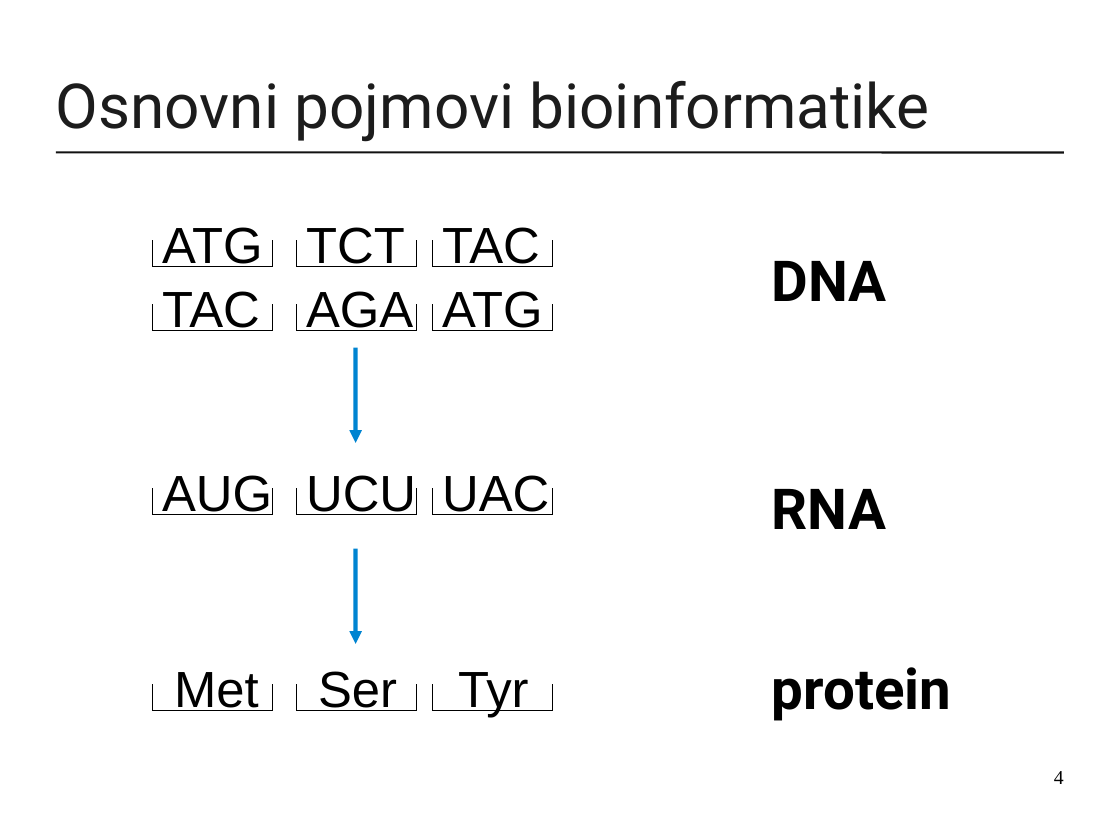
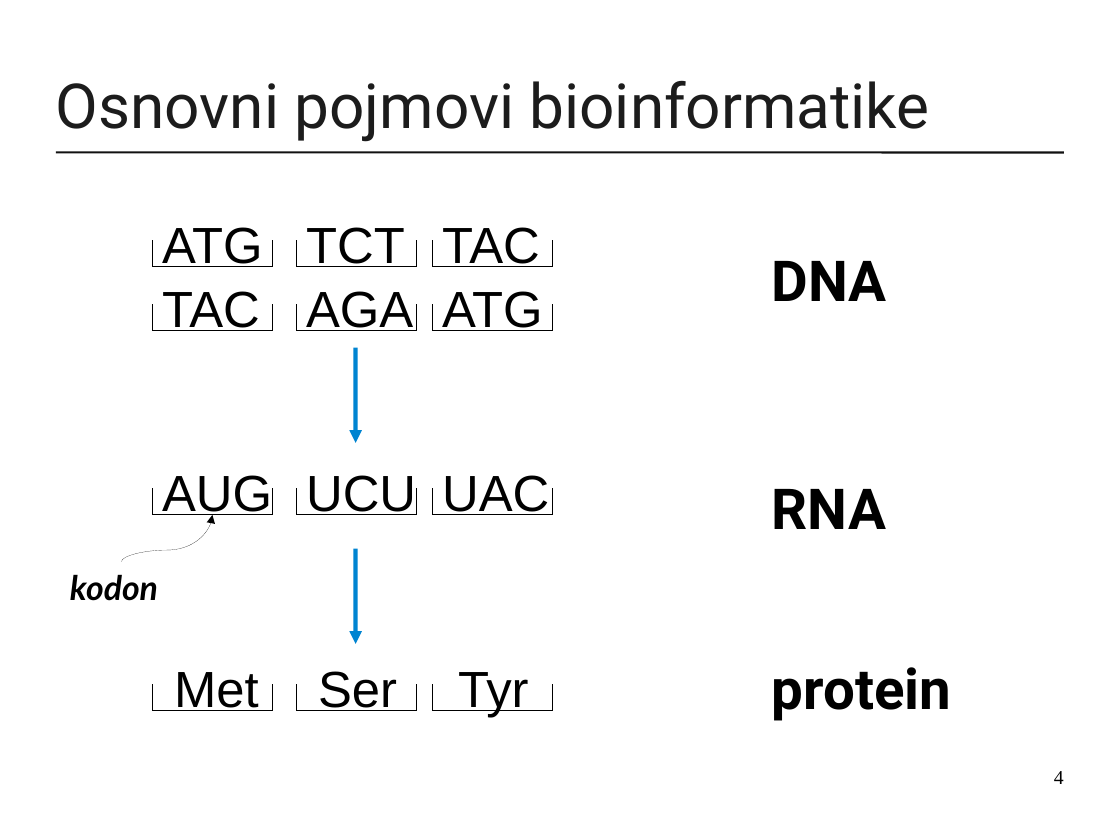
Before and after one commit to mirjamsk/DNAdrivenIFS, a slide deck: slide 4 of CD_bundle/prezentacija.odp. Drawn at 1120x840 pixels with LibreOffice and Linux fonts; fonts in the diff are those of the drawing. Boxes give left, top, right and bottom in pixels: in the first picture for what was removed or moved away, otherwise in the second. Text is boxed around its words. In the diff, an @@ line names an element or a change of style, - is before the commit and + after.

Commit message:
osnovni pojmobvi bioinf

```diff
--- a/CD_bundle/prezentacija.odp
+++ b/CD_bundle/prezentacija.odp
@@ curved arrow added from (122, 562) to (212, 515), #000000 0 pt @@
@@ text added at [70, 574, 158, 601], 24 pt, text #000000, bold, italic @@
+kodon
```
Also in this commit, not shown: 1 other file.
